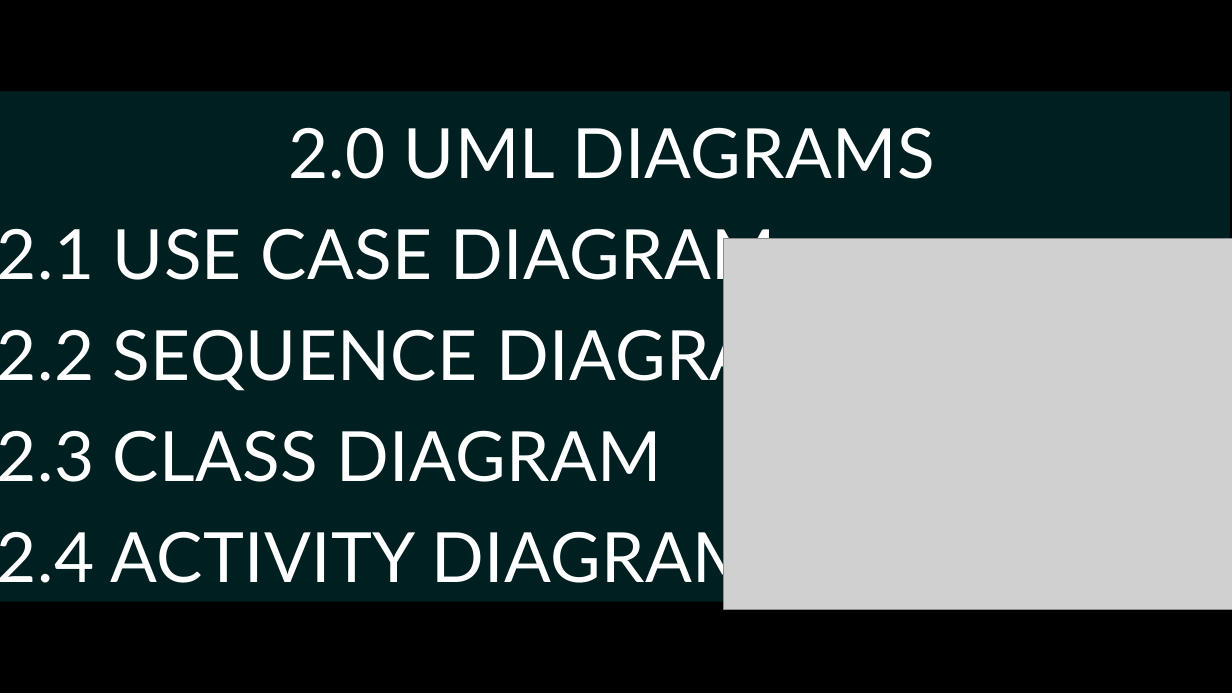
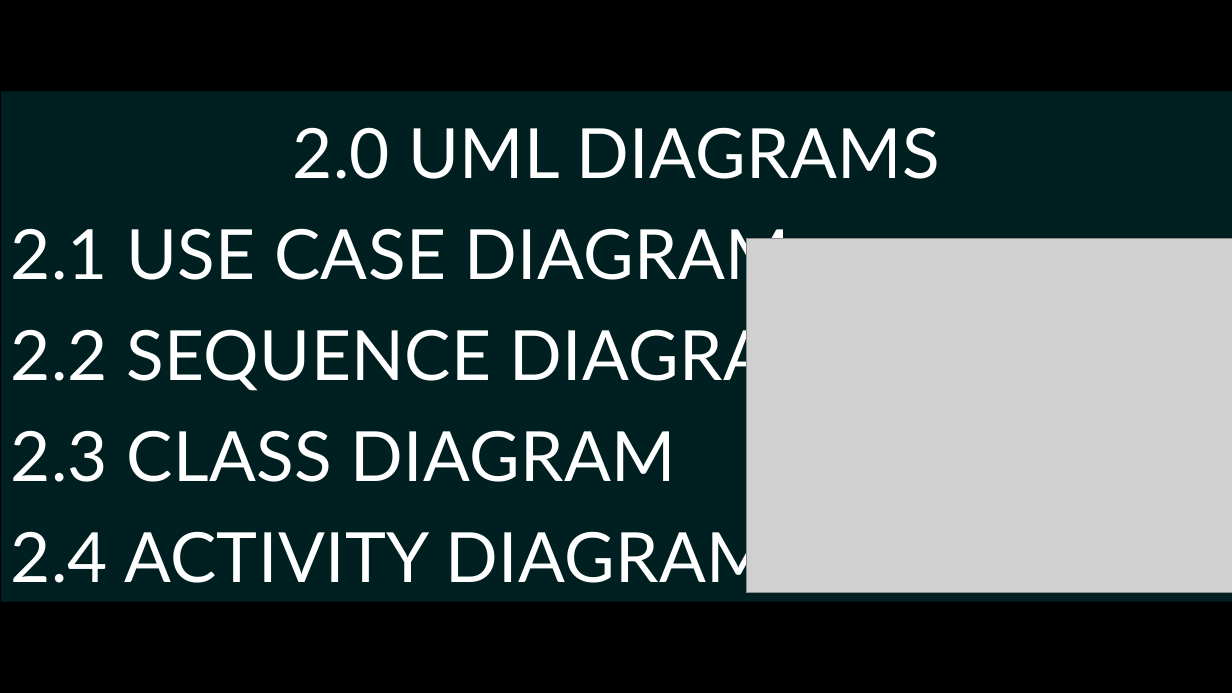
Before and after one commit to NadakuditiTarunBalaji/test-1, a slide deck: slide 8 of REVIEW_2.pptx. Drawn at 1232x693 pixels with LibreOffice and Linux fonts; fonts in the diff are those of the drawing; grey boxes stand for pictures. Boxes give left, top, right and bottom in pixels: in the first picture for what was removed or moved away, otherwise in the second. Text is boxed around its words. In the diff, an @@ line names an element or a change of style, - is before the commit and + after.

```diff
--- a/REVIEW_2.pptx
+++ b/REVIEW_2.pptx
@@ text in rectangle at (x1=10, y1=228, x2=835, y2=593): indent changed @@
@@ picture resized from (x1=724, y1=238, x2=1232, y2=609) to (x1=747, y1=238, x2=1232, y2=592) @@
```
Also in this commit, not shown: 3 other slides changed, 3 slides added, 3 slides removed.
